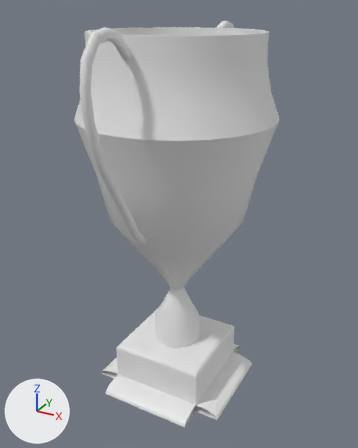
The OBJ model Assets/Imported_Asset/Garage/Trophy_Gold.obj as it was, and as the next commit left it.
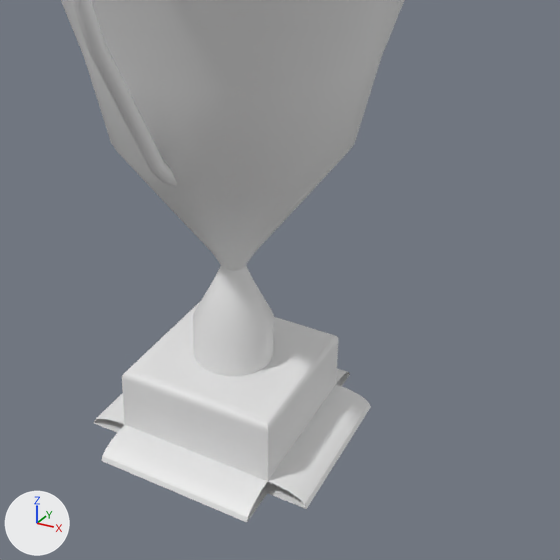
Old and new are each drawn whole from a 50 mm lens placed at (9.18, -16.52, 15.8), pointed at (0.09, 0.0, 7.54) and again close up on the part from 14% to 99% of the width and 32% to 100% of the height. The axes (+X, +Y, +Z) are drawn at lower left. The lights are the same throughout. Where no turn or scale is listed for an object, it has been applied to the vertices. Vertices at the same position are counted once.

Names of what the first close-up shows: 'Trophy_Gold'.
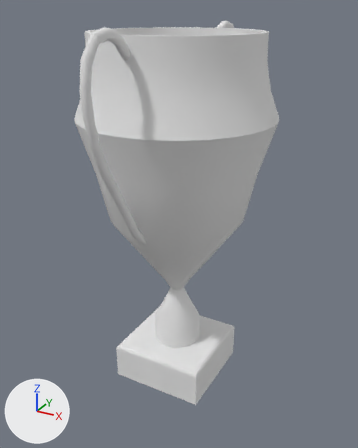
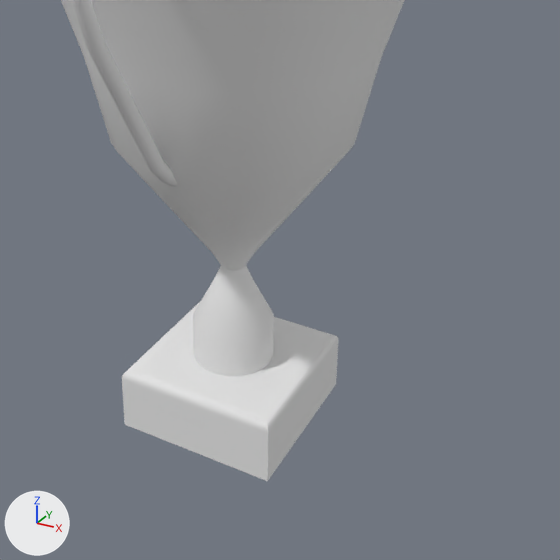
The newer file is also turned or shifted as a whole; pictures and numbers use the older file's frame.

Boxes [x1, y1, x2, y2] around the edits, measured in the close-ups (560 x 560 px):
'Trophy_Gold', reshaped: before [61, 0, 405, 522]; after [61, 0, 405, 481]
part 1 of me_trophy_gold, deleted: before [93, 368, 371, 522]

Edits to the bpy script that builds the scene:
```text
Add mat_or:
    mat_or = principled_material('Or')
    mat_or.base_color = (0.8, 0.8, 0.8)  # white #e7e7e7
    mat_or.roughness = 1.0
Change me_trophy_gold:
    used by ob_trophy_gold; location = (0.0, 0.0, 0.0)
    remove me_trophy_gold.from_pydata(...)  # 2032 vertices, 1890 faces; spans x -3.8..3.8, y -5.5..5.5, z 0.0..15.3
    add me_trophy_gold.from_pydata(...)  # 1988 vertices, 1865 faces; spans x -3.8..3.8, y -5.5..5.5, z 0.4..15.3
    me_trophy_gold part 1
    44 vertices are removed from x -3.0..3.0, y -3.0..3.0, z 0.0..0.3
    25 faces are deleted
    add me_trophy_gold.materials.append(mat_or)  # white #e7e7e7
```
